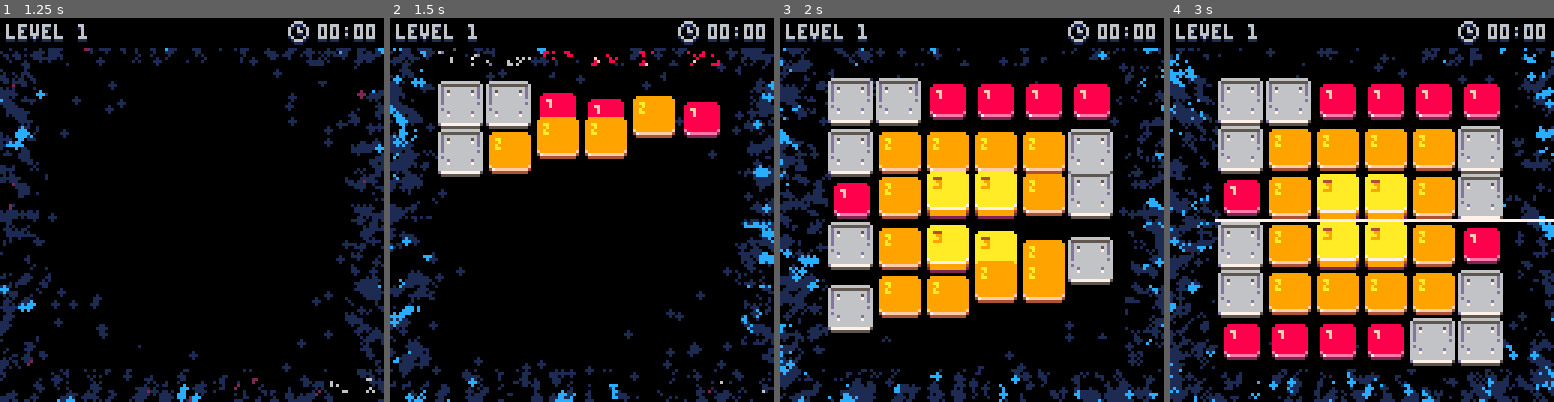
Above: before the commit, frames 1-4 (left to right).
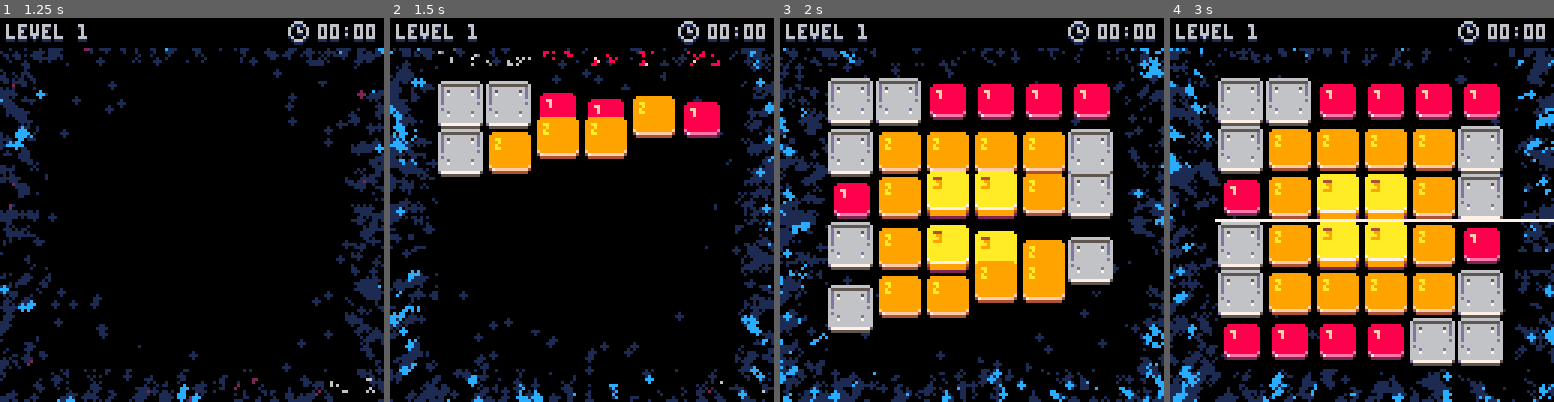
Above: after the commit, the same moments.

Repository: praghus/pico8
Game: PICO-8 cartridge carts/blob.p8
Same seed, same stepped clock (60 frames per second), same inputs: the game is played once before the commit and once after it.
Inputs:
- Up to frame 1 (1.25 s): tap X (X key) at 0.33, 1.07 s; tap O (Z key) at 0.7 s
- Up to frame 2 (1.5 s): no input
- Up to frame 3 (2 s): hold Right from 1.6 s (still down); tap O (Z key) at 1.7 s; tap X (X key) at 1.85 s
- Up to frame 4 (3 s): release Right at 2.1 s; tap O (Z key) at 2.1, 2.5, 2.9 s; hold Up 2.15-2.42 s; hold Right from 2.47 s (still down); tap X (X key) at 2.97 s

Frame 1 is identical in both runs. In frame 2, 8.9% of the frame differs, in the area x 0-100%, y 7-100%; in frame 3, 13%; in frame 4, 15%.

Commit message:
Refactor

Diff:
--- a/carts/blob.p8
+++ b/carts/blob.p8
@@ -29,7 +29,6 @@
     [3] = { 0, 1, 3, 1, 3, 11 },
     [4] = { 0, 1, 2, 1, 2, 14 }
 }
--- teleport / special tiles
 teleport_tile_meta = {
     [7] = { debris = { 11, 3 }, anim_base = 96, offset = { 0, -2 } }, -- up
     [8] = { debris = { 11, 3 }, anim_base = 64, offset = { 2, 0 } }, -- right
@@ -178,7 +177,7 @@
 
     if p.falling then
         local t = p.fall_timer
-        local size = 8 * (1 - t) -- from 8 to 0
+        local size = 8 * (1 - t) -- shrink from 8 to 0
         p.w = max(1, size)
         p.offset_y = t * 8
         p.prev_bounce = 0
@@ -216,7 +215,6 @@
                 p.moving = true
                 p.move_timer = 0
                 p.can_move = false
-                -- trail only for teleport moves; normal moves shouldn't create trail here
             end
         end
 
@@ -238,17 +236,12 @@
         if touched then
             if p.can_hit then
                 local tile = Map:get(p.grid_x, p.grid_y)
-                if tile == 0 then
-                    if not Game.immortal then
-                        p.falling = true p.fall_timer = 0
-                    else
-                        sfx(11)
-                    end
+                if tile == 0 and not Game.immortal then
+                    p.falling = true p.fall_timer = 0
                 else
                     local teleport = teleport_tile_meta[tile]
                     local off = teleport and teleport.offset
                     if off then
-                        Map:hit_tile(p.grid_x, p.grid_y)
                         local nx2 = p.grid_x + off[1]
                         local ny2 = p.grid_y + off[2]
                         p.old_x = p.grid_x
@@ -257,13 +250,14 @@
                         p.grid_y = ny2
                         p.moving = true
                         p.move_timer = 0
-                        ParticleSystem:create_trail(p.old_x, p.old_y, nx2, ny2)
                         p.can_hit = false
                         p.reached_peak = false
-                    else
+                        ParticleSystem:create_trail(p.old_x, p.old_y, nx2, ny2)
                         Map:hit_tile(p.grid_x, p.grid_y)
+                    elseif not p.spawning then
                         p.can_hit = false
                         p.reached_peak = false
+                        Map:hit_tile(p.grid_x, p.grid_y)
                         sfx(11)
                     end
                 end
@@ -344,10 +338,9 @@
     local spawn_prog = 1
     local s_draw = s * spawn_prog
 
-    if spawning_active then spawn_prog = mid(0, (p.spawn_timer or 0) / dur, 1) end
-
-    -- spawn visuals (light, beam, flash)
     if spawning_active then
+        spawn_prog = mid(0, (p.spawn_timer or 0) / dur, 1)
+
         local beam_visible = p.beam_visible or ((p.beam_frac or 0.15) * dur)
         local spawn_timer = p.spawn_timer or 0
         local show_beam = spawn_timer < beam_visible or (p.spawn_flash and p.spawn_flash > 0)
@@ -361,8 +354,10 @@
         end
 
         if show_beam then
-            rectfill(px - 4, 0, px + 4, py, 14)
-            rectfill(px - 2, 0, px + 2, py, 7)
+            local beam_width = 4 * (1 - spawn_prog / 2)
+            local inner_width = 2 * (1 - spawn_prog / 2)
+            rectfill(px - beam_width, Camera.y, px + beam_width, py, 14)
+            rectfill(px - inner_width, Camera.y, px + inner_width, py, 7)
         end
 
         circfill(px, py - 1, 2 + spawn_prog * 2, 7)
@@ -387,7 +382,7 @@
         ball_y = py
     end
 
-    -- draw small platform/shadow when on a tile
+    -- draw small shadow when on a tile
     if not p.falling then
         local tile = Map:get(p.grid_x, p.grid_y)
         if tile ~= 0 and (p.w or 0) <= 7 then
@@ -1348,18 +1343,17 @@
 
     camera(0, 0)
     UIManager:draw_background()
+    UIManager:draw_gui()
+
     camera(shake_x + Camera.x, shake_y + Camera.y)
     Map:draw()
-    ParticleSystem:draw(false)
+    ParticleSystem:draw()
 
     if self:should_render_player() then
         self.player:draw()
     end
 
     camera(0, 0)
-    UIManager:draw_gui()
-    ParticleSystem:draw(true)
-
     if not self.level_transition then
         UIManager:draw_messages()
     end
@@ -1587,7 +1581,7 @@
     self.particles = {}
 end
 
-function ParticleSystem:create_particle(x, y, col, vx, vy, life, is_trail, is_rect, is_ui)
+function ParticleSystem:create_particle(x, y, col, vx, vy, life, is_trail, is_rect)
     local p = {
         x = x,
         y = y,
@@ -1597,7 +1591,6 @@
         col = col,
         is_trail = is_trail or false,
         is_rect = is_rect or false,
-        is_ui = is_ui or false,
         rotation = 0,
         rot_speed = (rnd(2) - 1) * 0.2
     }
@@ -1614,10 +1607,10 @@
 
 function ParticleSystem:create_debris_particles(px, py, col1, col2)
     col2 = col2 or col1
-    self:create_particle(px, py, col1, -2, -2, 1.5, false, true, true)
-    self:create_particle(px, py, col1, 2, -2, 1.5, false, true, true)
-    self:create_particle(px, py, col2, -2, 2, 1.5, false, true, true)
-    self:create_particle(px, py, col2, 2, 2, 1.5, false, true, true)
+    self:create_particle(px, py, col1, -2, -2, 1.5, false, true)
+    self:create_particle(px, py, col1, 2, -2, 1.5, false, true)
+    self:create_particle(px, py, col2, -2, 2, 1.5, false, true)
+    self:create_particle(px, py, col2, 2, 2, 1.5, false, true)
 end
 
 function ParticleSystem:create_trail(old_gx, old_gy, new_gx, new_gy)
@@ -1648,13 +1641,13 @@
     end
 end
 
-function ParticleSystem:draw(only_ui)
+function ParticleSystem:draw()
     if Game.game_state ~= "playing" or Game.level_transition then
         return
     end
     for p in all(self.particles) do
-        if only_ui and not p.is_ui then goto continue end
-        if not only_ui and p.is_ui then goto continue end
+        -- if only_ui and not p.is_ui then goto continue end
+        -- if not only_ui and p.is_ui then goto continue end
 
         local size = p.life * 2
         local col = p.col
Not shown, changed: the thumbnail (__label__) section of carts/blob.p8
Not shown, added: carts/blob.p8.png
